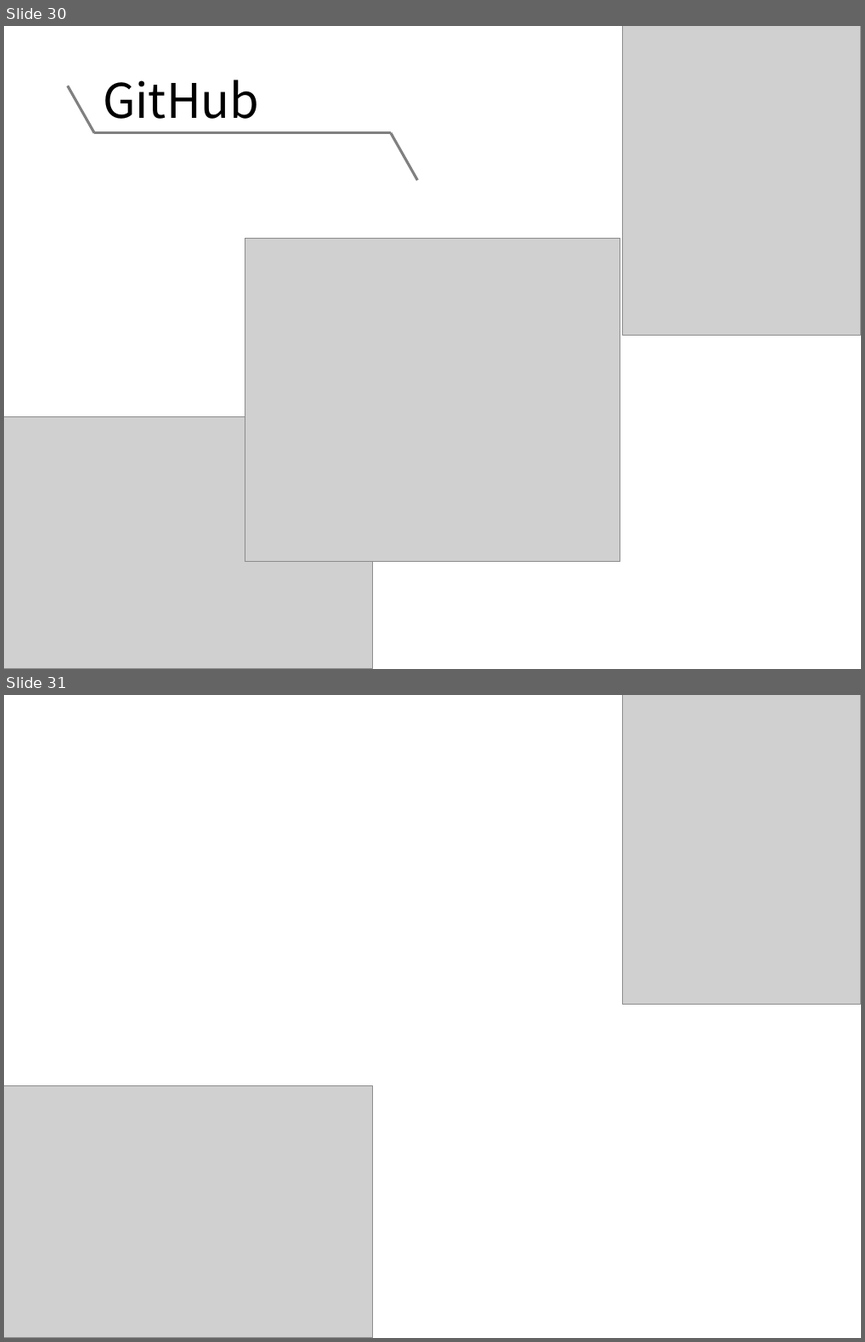
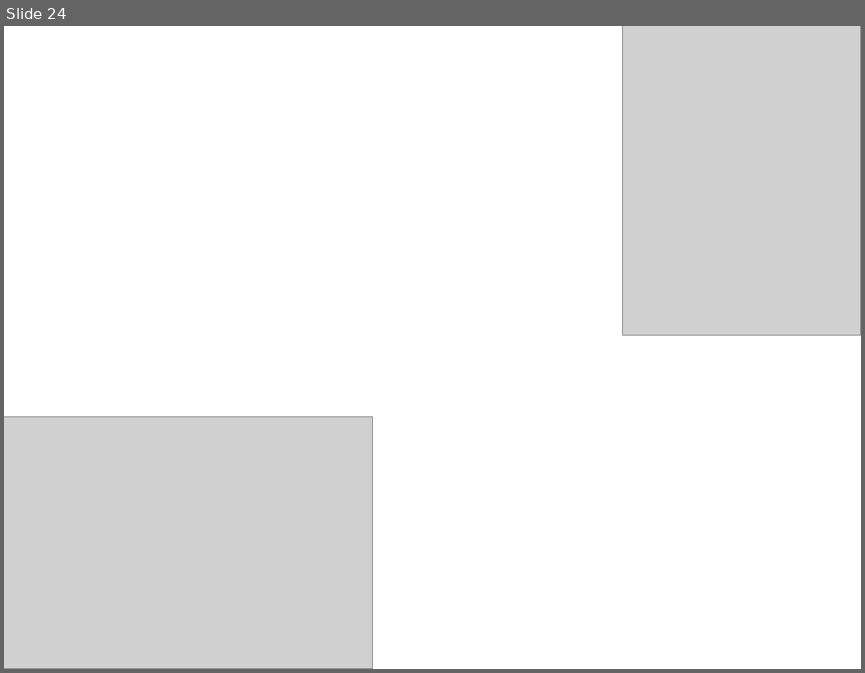
Before and after one commit to NCKU-BDA-2020/TA_Git_GitHub, a slide deck: TA_Class_III.pptx. Shown one above the other, each under a label of ours: slides 30 and 31 before the commit, slide 24 after it. The pictures are 865x1342 and 865x673 pixels, drawn with LibreOffice and Linux fonts; fonts in the diff are those of the drawing; grey boxes stand for pictures. Boxes give left, top, right and bottom in pixels: in the first picture for what was removed or moved away, otherwise in the second. Text is boxed around its words. In the diff, an @@ line names an element or a change of style, - is before the commit and + after.

```diff
--- a/TA_Class_III.pptx
+++ b/TA_Class_III.pptx
@@ slide 30 removed at (4,26,861,669), background #FFFFFF @@
@@ picture removed at (623,26,861,335) @@
@@ line removed from (68, 86) to (94, 133) @@
@@ text removed at (103,80,259,119) @@
-GitHub
@@ line removed from (94, 133) to (391, 133) @@
@@ line removed from (391, 133) to (417, 180) @@
@@ picture removed at (245,238,620,561) @@
@@ picture removed at (4,417,372,669) @@
@@ what was slide 31 is now slide 24 @@
```
Also in this commit, not shown: 11 slides changed, 14 other slides removed.
